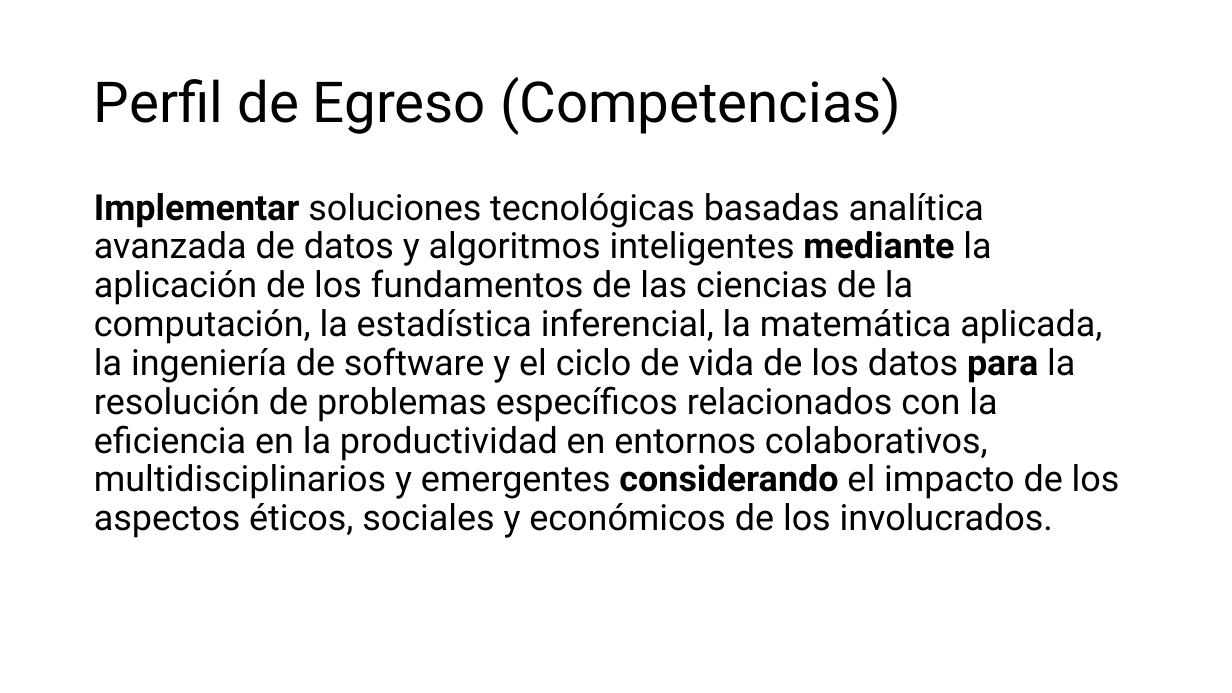
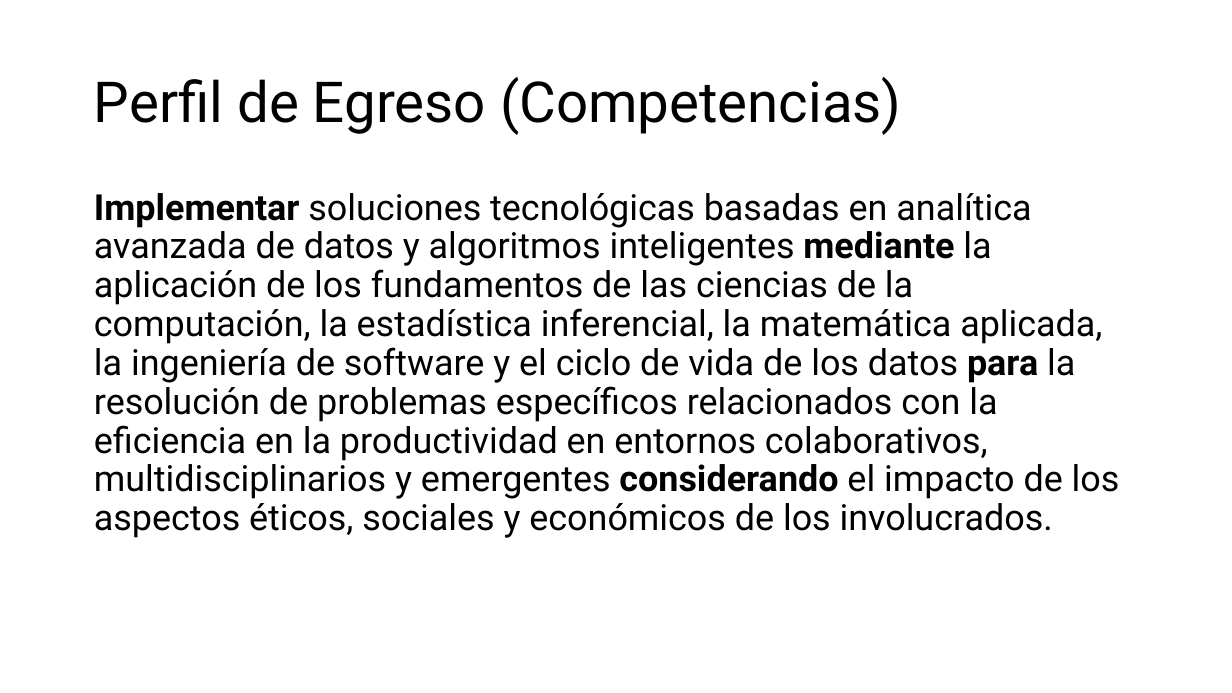
Before and after one commit to aavendan/cdia, a slide deck: slide 10 of 03 Presentación - CDIA.pptx. Drawn at 1232x693 pixels with LibreOffice and Linux fonts; fonts in the diff are those of the drawing. Boxes give left, top, right and bottom in pixels: in the first picture for what was removed or moved away, otherwise in the second. Text is boxed around its words. In the diff, an @@ line names an element or a change of style, - is before the commit and + after.

```diff
--- a/03 Presentación - CDIA.pptx
+++ b/03 Presentación - CDIA.pptx
@@ text at (94, 193, 1120, 538): text changed @@
-Implementar soluciones tecnológicas basadas analítica avanzada de datos y algoritmos inteligentes mediante la aplicación de los fundamentos de las ciencias de la computación, la estadística inferencial, la matemática aplicada, la ingeniería de software y el ciclo de vida de los datos para la resolución de problemas específicos relacionados con la eficiencia en la productividad en entornos colaborativos, multidisciplinarios y emergentes considerando el impacto de los aspectos éticos, sociales y económicos de los involucrados.
+Implementar soluciones tecnológicas basadas en analítica avanzada de datos y algoritmos inteligentes mediante la aplicación de los fundamentos de las ciencias de la computación, la estadística inferencial, la matemática aplicada, la ingeniería de software y el ciclo de vida de los datos para la resolución de problemas específicos relacionados con la eficiencia en la productividad en entornos colaborativos, multidisciplinarios y emergentes considerando el impacto de los aspectos éticos, sociales y económicos de los involucrados.
```
Also in this commit, not shown: 2 other slides changed.
